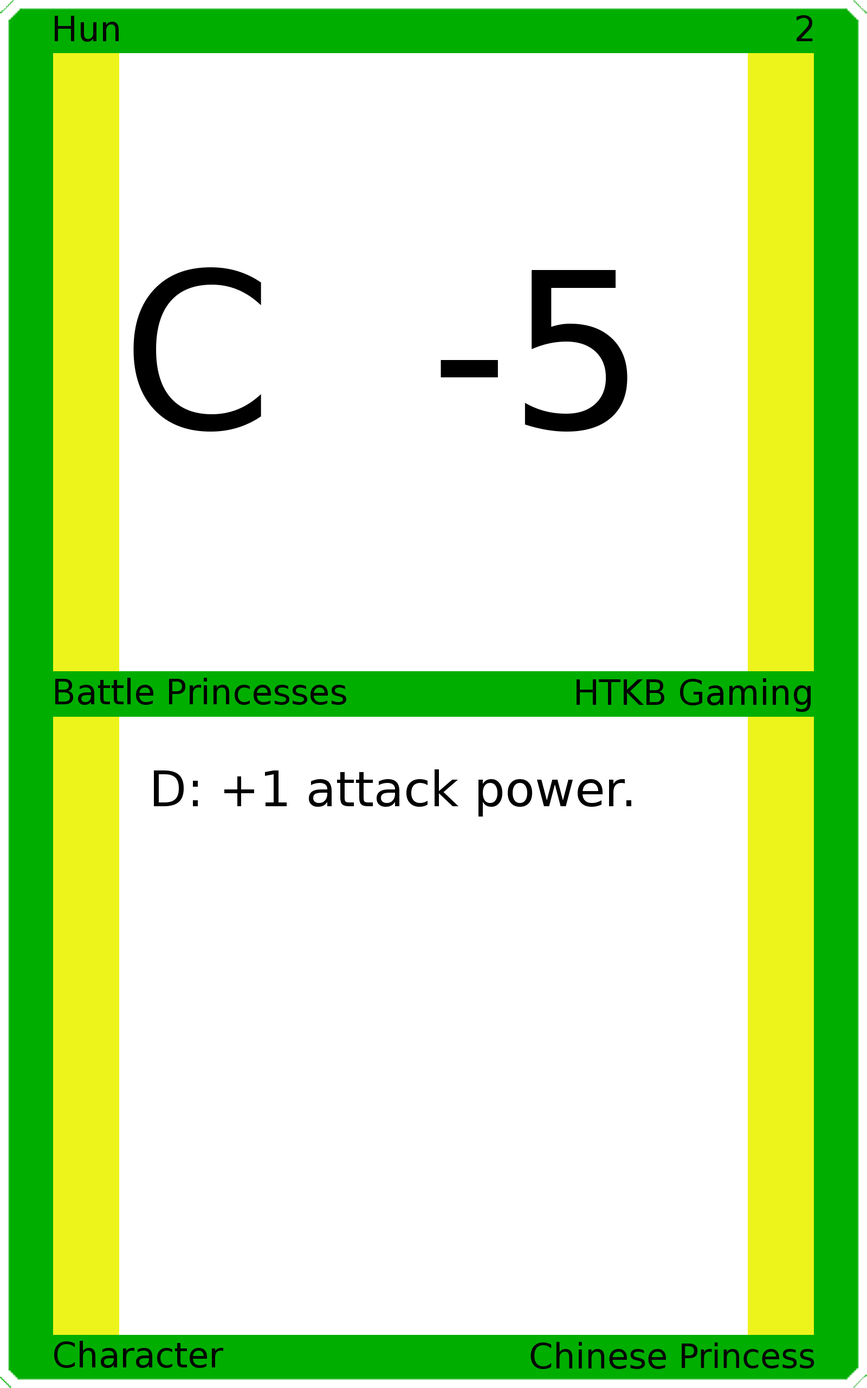
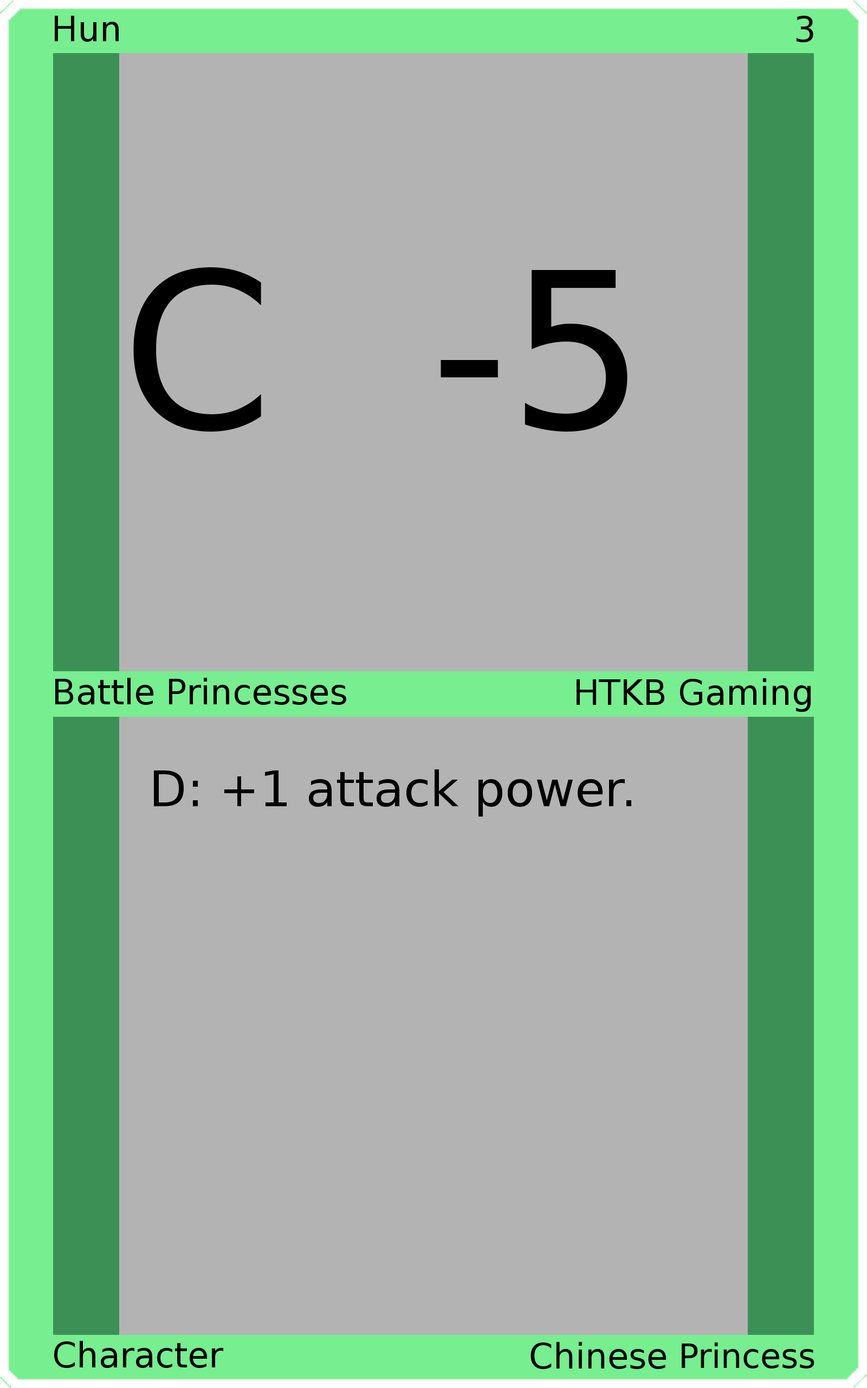
The second 867 × 1388 image is a revision of the first. Changes to its layers:
painted on "Upper Right" over (796, 15, 814, 43)
painted on "Border" over (0, 0, 867, 1388)
painted on "Top Background" over (119, 52, 748, 673)
painted on "Bottom Background" over (119, 715, 748, 1336)
painted on "Background" over (35, 35, 832, 1352)
